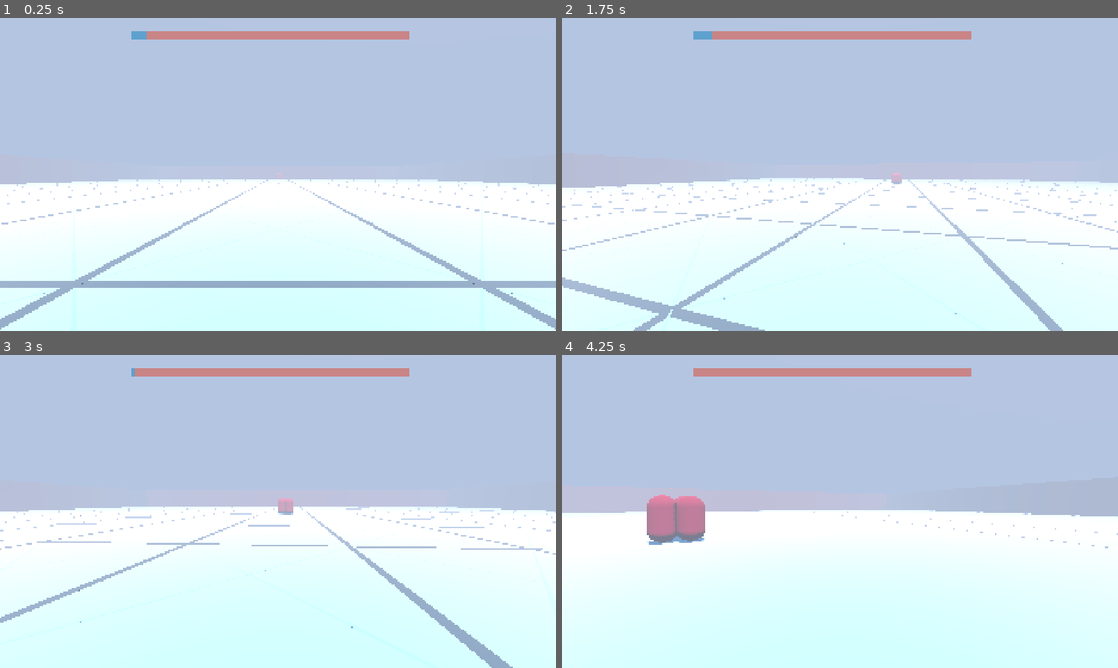
Above: before the commit, frames 1-4 (two rows, left to right).
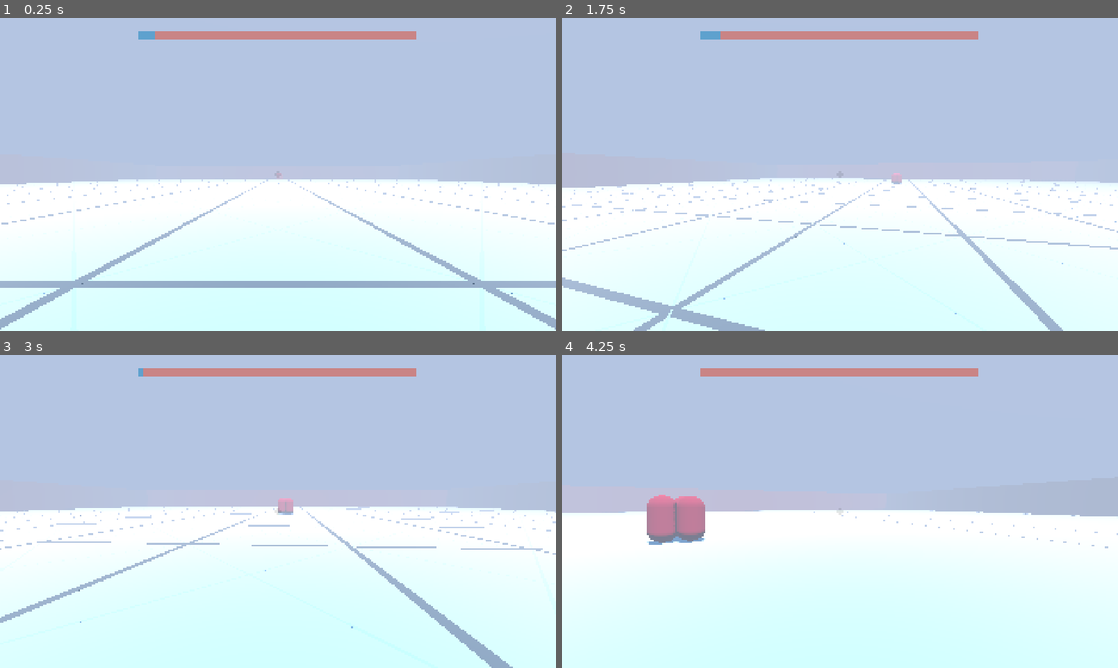
Above: after the commit, the same moments.

Repository: robotmaster/3d_game
Game: Godot game, scene res://scenes/main.tscn
Two runs of this game, one before a commit and one after it. Both use one fixed random seed, a clock stepped at 60 frames per second and the inputs below.
Inputs (mouse positions are in pixels of both pictures, inside the frame that each line leads up to):
- Up to frame 1 (0.25 s): no input
- Up to frame 2 (1.75 s): tap Enter (ui_accept) at 0.5, 0.77, 1.52 s; move the mouse to (867, 174) at 0.52 s; hold Shift (sprint) 0.53-1.28 s; hold W (forward) from 0.53 s (still down); click (867, 174) at 0.67 s; move the mouse to (812, 174) at 1.27 s; tap Shift (sprint) at 1.35 s; click (812, 174) at 1.42 s
- Up to frame 3 (3 s): keep holding W (forward); move the mouse to (289, 505) at 2.02 s; hold Shift (sprint) 2.03-2.78 s; click (289, 505) at 2.17 s; move the mouse to (272, 517) at 2.77 s; tap Shift (sprint) at 2.85 s; click (272, 517) at 2.92 s
- Up to frame 4 (4.25 s): keep holding W (forward); tap Enter (ui_accept) at 3.02, 3.77 s; move the mouse to (878, 514) at 3.52 s; hold Shift (sprint) from 3.53 s (still down); click (878, 514) at 3.67 s

The runs differ from the first frame. In frame 1, 0.1% of the frame differs, in the area x 23-75%, y 4-7%; in frame 2, 0.1%; in frame 3, 0.1%; in frame 4, less than 0.1%.

Commit message:
added crosshair

Diff:
--- a/3d-scary/scenes/main.tscn
+++ b/3d-scary/scenes/main.tscn
@@ -57,14 +57,16 @@
 anchors_preset = 0
 offset_right = 40.0
 offset_bottom = 40.0
+mouse_filter = 2
 script = ExtResource("4_jyhfs")
 
 [node name="StaminaBar" type="ProgressBar" parent="CanvasLayer/UI"]
 layout_mode = 0
-offset_left = 453.0
+offset_left = 480.0
 offset_top = 48.0
-offset_right = 1413.0
+offset_right = 1440.0
 offset_bottom = 75.0
+mouse_filter = 2
 theme_override_styles/background = SubResource("StyleBoxFlat_sugp2")
 theme_override_styles/fill = SubResource("StyleBoxFlat_jyhfs")
 show_percentage = false
@@ -72,11 +74,12 @@
 [node name="ColorRect" type="ColorRect" parent="CanvasLayer/UI"]
 visible = false
 layout_mode = 0
-offset_left = 960.0
-offset_top = 540.0
+offset_left = 950.0
+offset_top = 530.0
 offset_right = 970.0
 offset_bottom = 550.0
-color = Color(0.13501206, 0.13501206, 0.13501206, 1)
+mouse_filter = 2
+color = Color(0.2123048, 0.21230483, 0.21230477, 0.2901961)
 
 [node name="Skybox" type="WorldEnvironment" parent="."]
 environment = SubResource("Environment_0wfyh")
--- a/3d-scary/scripts/global.gd
+++ b/3d-scary/scripts/global.gd
@@ -1,4 +1,5 @@
 extends Node
+class_name GlobalType
 
 func _ready() -> void:
 	Input.mouse_mode = Input.MOUSE_MODE_CAPTURED
--- a/3d-scary/scripts/placeable_wall.gd
+++ b/3d-scary/scripts/placeable_wall.gd
@@ -10,5 +10,5 @@
 	$WallCollision.shape.size = $WallMesh.mesh.size
 
 	$WallMesh.global_position.y = -$WallMesh.mesh.size.y / 2
-	var new_tween = get_tree().create_tween().set_trans(Tween.TRANS_QUAD).set_ease(Tween.EASE_OUT)
+	var new_tween = get_tree().create_tween().set_trans(Tween.TRANS_CUBIC).set_ease(Tween.EASE_OUT)
 	new_tween.tween_property($WallMesh, "global_position:y", 0, WALL_RISE_TIME)
--- a/3d-scary/scripts/player.gd
+++ b/3d-scary/scripts/player.gd
@@ -13,6 +13,8 @@
 @export var MONSTER_COUNT := 1
 
 @onready var Floor : FloorType = get_node("/root/Main/Floor")
+@onready var Global : GlobalType = get_node("/root/Global")
+@onready var UI : UIType = get_node("/root/Main/CanvasLayer/UI")
 
 const PLAYER_DEATH_SCENE = preload("res://scenes/player_dummy.tscn")
 const WALL_SCENE = preload("res://scenes/placeable_wall.tscn")
@@ -40,6 +42,7 @@
 
 
 func _ready():
+	UI.draw_crosshair = true
 	for i in range(MONSTER_COUNT):
 		var monster = MONSTER_SCENE.instantiate()
 		get_tree().current_scene.add_child.call_deferred(monster)
@@ -90,7 +93,7 @@
 		handle_wall_placement({"tile_pos": Vector2i(i, Floor.GRID_SIZE - 1), "direction": Vector2(0, 1), "position": Vector3(x_pos, 0, -z_pos), "type": "set"})
 
 func _unhandled_input(event):
-	if event is InputEventMouseMotion:
+	if event is InputEventMouseMotion and Input.mouse_mode == Input.MOUSE_MODE_CAPTURED:
 		rotate_y(-event.relative.x * mouse_sensitivity)
 		camera_pitch -= event.relative.y * mouse_sensitivity
 		camera_pitch = clamp(camera_pitch, deg_to_rad(-80), deg_to_rad(80))
@@ -292,6 +295,7 @@
 		return
 	dead = true
 
+	UI.draw_crosshair = false
 
 	var camera = $CameraPivot
 	var move_direction = Vector2.UP.rotated(camera.global_rotation.y) * 1.5
--- a/3d-scary/scripts/ui.gd
+++ b/3d-scary/scripts/ui.gd
@@ -1,9 +1,17 @@
 extends Control
+class_name UIType
 
 @onready var Player : PlayerType = get_node("/root/Main/Player")
+
+var draw_crosshair = true
 
 func _process(delta: float) -> void:
 	if !is_instance_valid(Player):
 		return
 	$StaminaBar.max_value = Player.STAMINA_TIME
 	$StaminaBar.value = Player.stamina
+	queue_redraw()
+
+func _draw():
+	if draw_crosshair:
+		draw_circle(Vector2(1920 / 2, 1080 / 2), 10, Color(0, 0, 0, 0.1))
